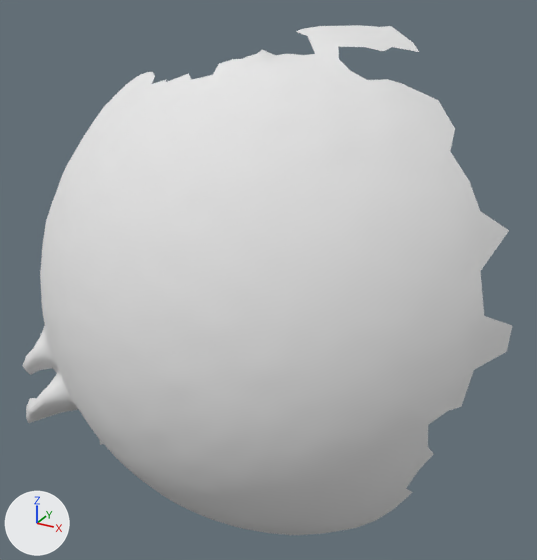
An edit to the OBJ model res/pendulum_horizontal/Pendulum_horizontal.000002.obj, drawn before and after from the same camera.
One viewpoint serves both versions: a 50 mm camera at (-72.0, 68.0, 283.0) aimed at (-250.0, 392.0, 121.0). The axes (+X, +Y, +Z) are drawn at lower left. The lights are the same throughout. Where no turn or scale is listed for an object, it has been applied to the vertices.

The first picture shows 'Pendulum_horizontal.000002'.
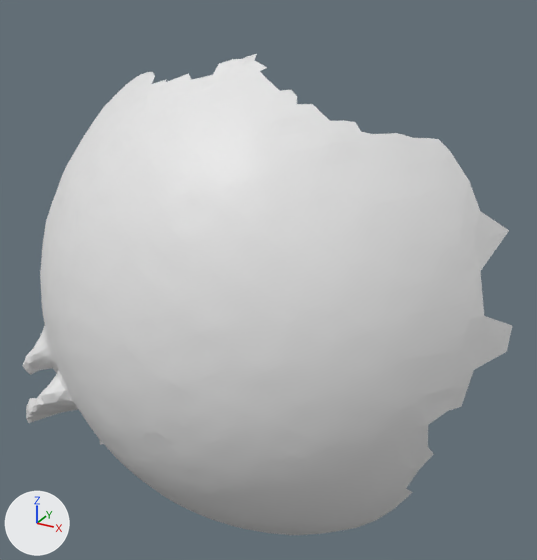
Where the change shows, as pixel boxes [x1, y1, x2, y2] in the pictures (537 x 560 px):
'Pendulum_horizontal.000002', reshaped
    before: [22, 25, 512, 535]
    after: [22, 54, 512, 535]
part 1 of me_pendulum_horizontal_000002, deleted
    before: [255, 25, 455, 150]

The change, as a diff of the scene's bpy script:
```diff
--- a/res/pendulum_horizontal/Pendulum_horizontal.000002.obj.py
+++ b/res/pendulum_horizontal/Pendulum_horizontal.000002.obj.py
@@ me_pendulum_horizontal_000002 @@
 # used by ob_pendulum_horizontal_000002; location = (0.0, 0.0, 0.0)
-me_pendulum_horizontal_000002.from_pydata(...)  # 3696 vertices, 7255 faces; spans x -383.0..-122.0, y 295.0..468.0, z -44.0..249.0
-me_pendulum_horizontal_000002.materials.append(mat_pendulum_horizontal_000002)  # white #e7e7e7
+me_pendulum_horizontal_000002.from_pydata(...)  # 3576 vertices, 7020 faces; spans x -383.0..-122.0, y 295.0..409.0, z -44.0..239.0
+# me_pendulum_horizontal_000002 part 1
+# 120 vertices are removed from x -249.0..-162.0, y 370.0..468.0, z 208.0..249.0
+# 235 faces are deleted
```
